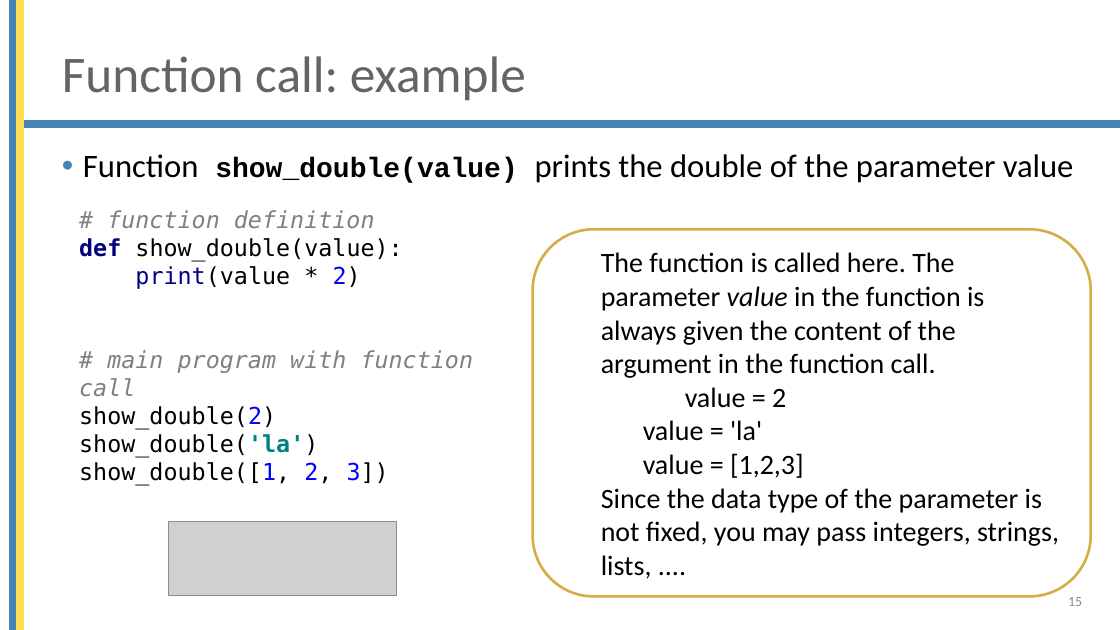
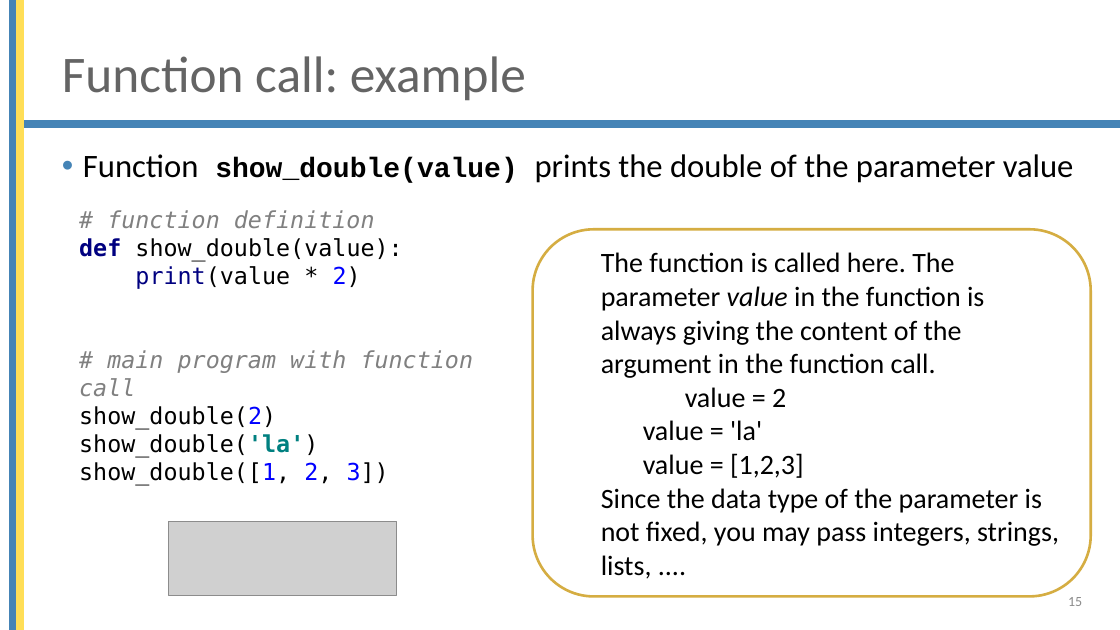
Before and after one commit to brentpulmansTM/Beobank-October-2022, a slide deck: slide 15 of Basic_python/6 Functions.pptx. Drawn at 1120x630 pixels with LibreOffice and Linux fonts; fonts in the diff are those of the drawing; grey boxes stand for pictures; background and template pictures are left out. Boxes give left, top, right and bottom in pixels: in the first picture for what was removed or moved away, otherwise in the second. Text is boxed around its words. In the diff, an @@ line names an element or a change of style, - is before the commit and + after.

```diff
--- a/Basic_python/6 Functions.pptx
+++ b/Basic_python/6 Functions.pptx
@@ text in rounded rectangle at (601,252,984,408): text changed @@
-  The function is called here. The parameter value in the function is always given the content of the argument in the function call.
-  value = 2
+  The function is called here. The parameter value in the function is always giving the content of the argument in the function call.
+  value = 2
```
Also in this commit, not shown: 3 other slides changed, 2 other files.
